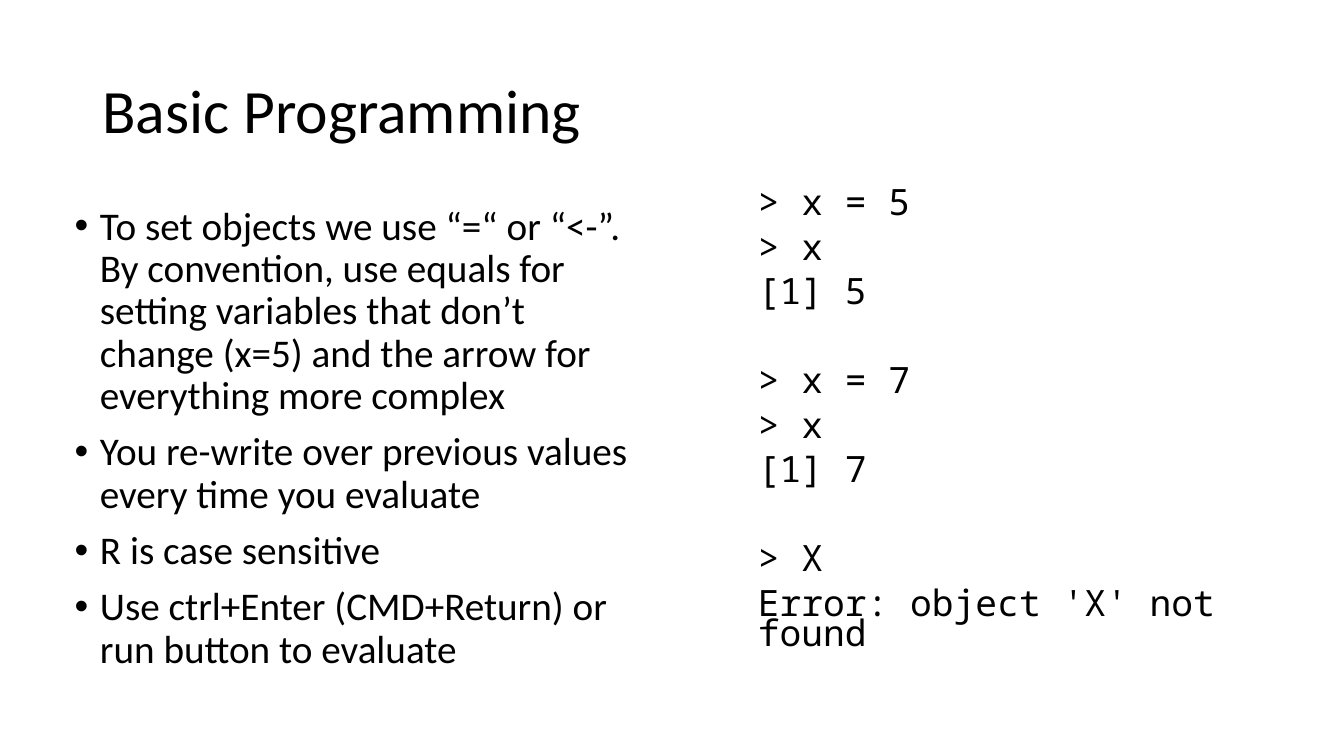
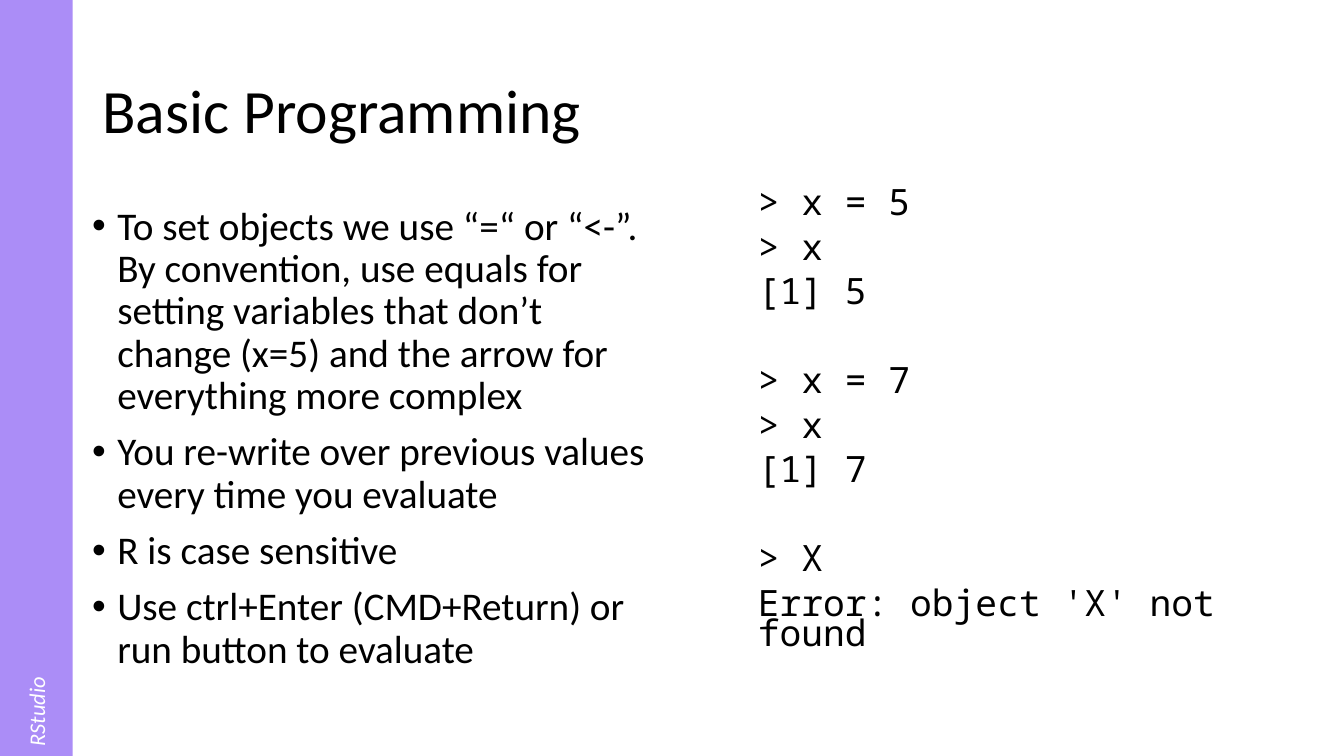
Before and after one commit to justinpriest/R_Intro_ADFG, a slide deck: slide 23 of The Basics of R.pptx (slide 19 before the commit). Drawn at 1344x756 pixels with LibreOffice and Linux fonts; fonts in the diff are those of the drawing. Boxes give left, top, right and bottom in pixels: in the first picture for what was removed or moved away, otherwise in the second. Text is boxed around its words. In the diff, an @@ line names an element or a change of style, - is before the commit and + after.

```diff
--- a/The Basics of R.pptx
+++ b/The Basics of R.pptx
@@ rectangle added at box(0, 0, 73, 756), fill #AB8DF7, 16 pt, text #FFFFFF, italic @@
+RStudio
@@ text "To set objects we use ...": place and size @@
-text "To set objects we use ..." at box(100, 212, 627, 664)
+text "To set objects we use ..." at box(117, 212, 644, 664)
```
Also in this commit, not shown: 31 other slides changed, 8 slides added, 1 other file.
